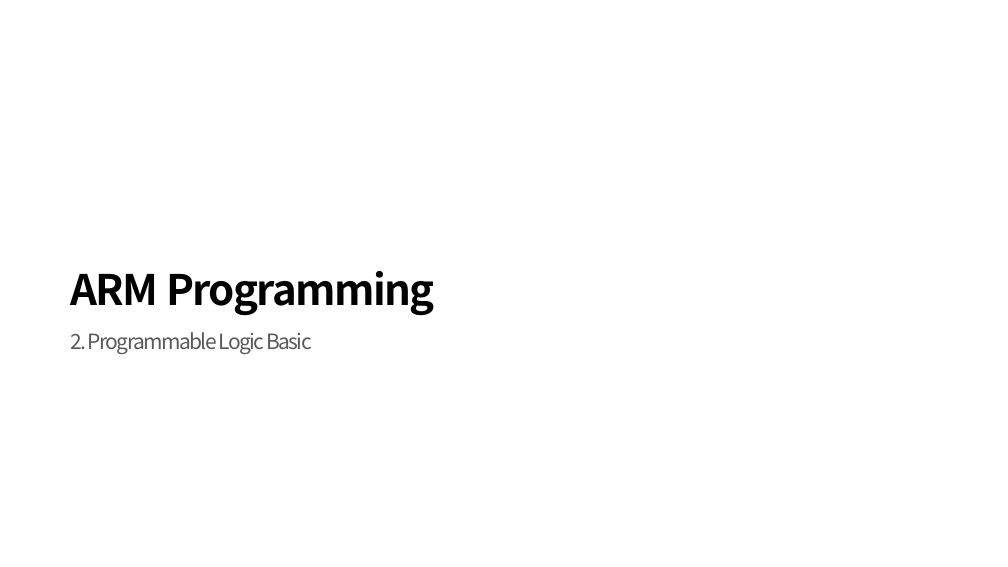
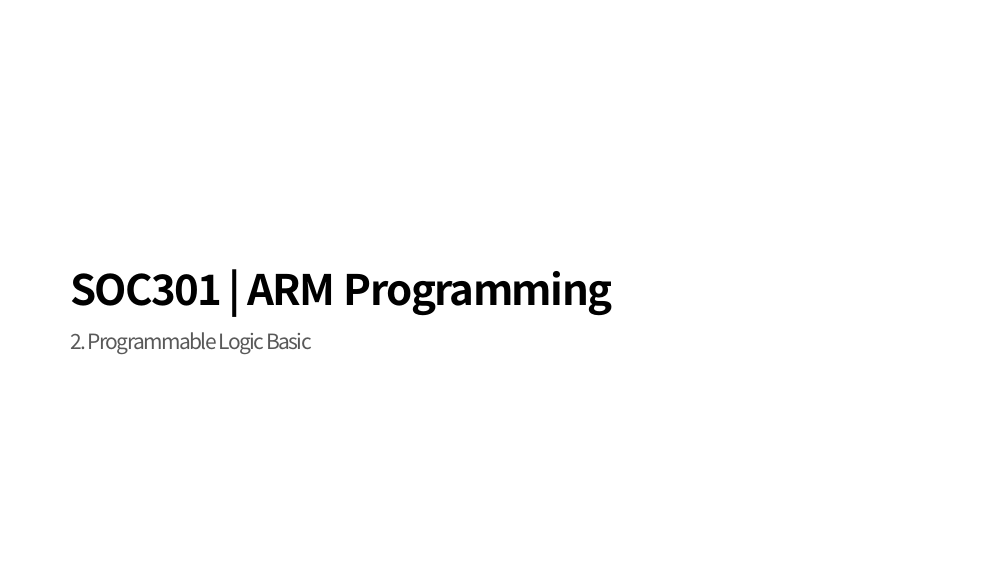
Before and after one commit to siliconground/SoC_301, a slide deck: slide 1 of 0_DOCS/1_EDU_REFERENCE/2_Programmable_Logic_Basic.pptx. Drawn at 1008x567 pixels with LibreOffice and Linux fonts; fonts in the diff are those of the drawing; background and template pictures are left out. Boxes give left, top, right and bottom in pixels: in the first picture for what was removed or moved away, otherwise in the second. Text is boxed around its words. In the diff, an @@ line names an element or a change of style, - is before the commit and + after.

```diff
--- a/0_DOCS/1_EDU_REFERENCE/2_Programmable_Logic_Basic.pptx
+++ b/0_DOCS/1_EDU_REFERENCE/2_Programmable_Logic_Basic.pptx
@@ title at (70, 271, 613, 316): text changed @@
-ARM Programming
+SOC301 | ARM Programming
```
Also in this commit, not shown: 6 other files.
